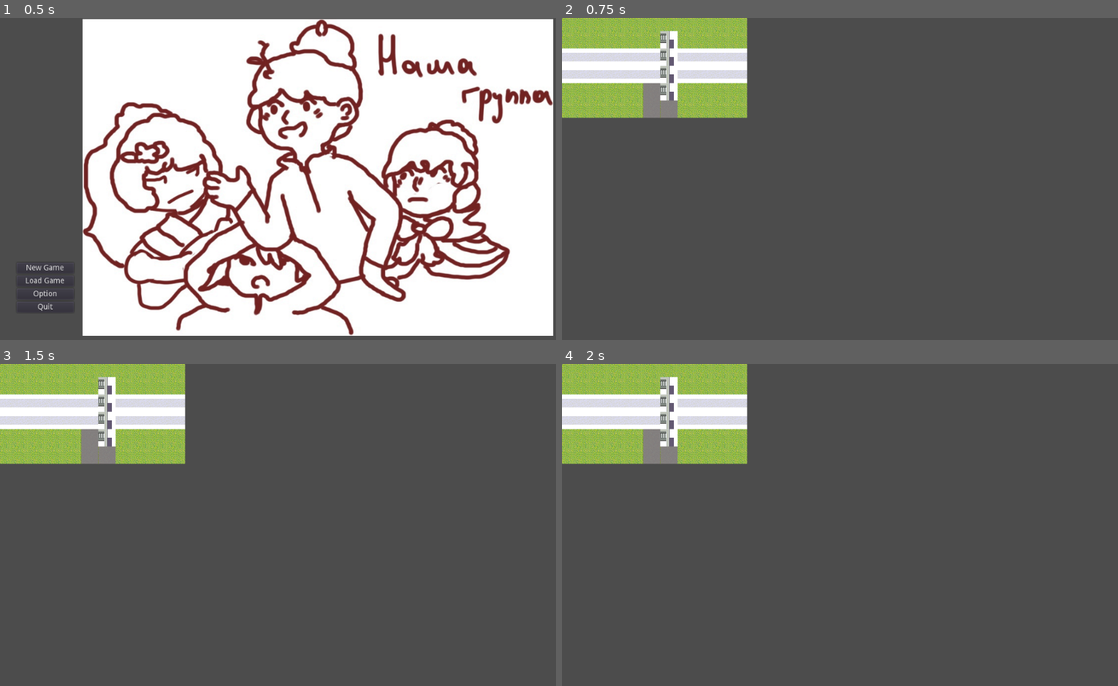
Above: before the commit, frames 1-4 (two rows, left to right).
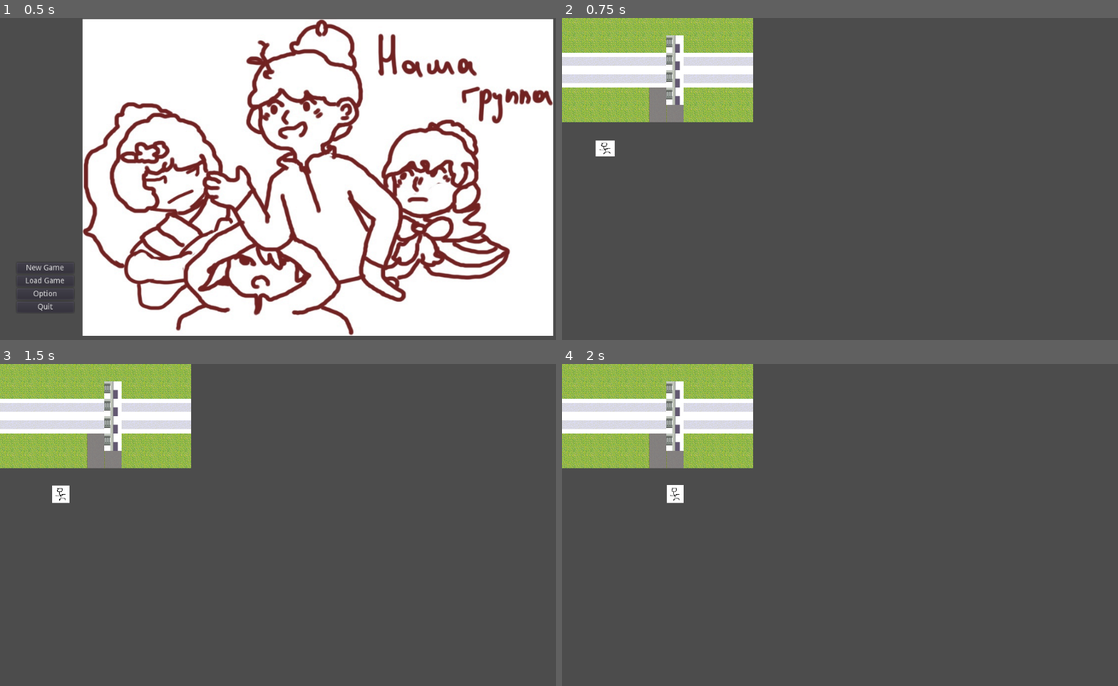
Above: after the commit, the same moments.

Repository: Neymik/OneMoreTime
Game: Godot game, scene res://Node2D.tscn
Same seed, same stepped clock (60 frames per second), same inputs: the game is played once before the commit and once after it.
Inputs:
- Up to frame 1 (0.5 s): no input
- Up to frame 2 (0.75 s): click "New Game" at 0.5 s
- Up to frame 3 (1.5 s): tap Enter (ui_accept) at 1.25, 1.35 s; hold Right (ui_right) from 1.28 s (still down)
- Up to frame 4 (2 s): keep holding Right (ui_right); tap Enter (ui_accept) at 1.52, 1.82 s

Frame 1 is identical in both runs. In frame 2, 6.9% of the frame differs, in the area x 0-35%, y 0-43%; in frame 3, 6.9%, in the area x 0-35%, y 0-44%; in frame 4, 6.9%.

Commit message:
make the guy move (a lot of copy)

Diff:
--- a/Levels/Level0.tscn
+++ b/Levels/Level0.tscn
@@ -1,6 +1,8 @@
-[gd_scene load_steps=5 format=2]
+[gd_scene load_steps=7 format=2]
 
 [ext_resource path="res://Grafen/ST-Convi-E01.png" type="Texture" id=1]
+[ext_resource path="res://Scripts/Level0Script.gd" type="Script" id=2]
+[ext_resource path="res://Scripts/WorldTileMap.gd" type="Script" id=3]
 
 [sub_resource type="OccluderPolygon2D" id=1]
 polygon = PoolVector2Array( 32, 32, 0, 32, 0, 0, 32, 0 )
@@ -76,9 +78,15 @@
 
 [node name="Node2D" type="Node2D"]
 position = Vector2( 117, 88 )
+script = ExtResource( 2 )
 
 [node name="TileMap" type="TileMap" parent="."]
+position = Vector2( 11, 8 )
 tile_set = SubResource( 3 )
 cell_size = Vector2( 32, 32 )
 format = 1
 tile_data = PoolIntArray( -131076, 0, 0, -131075, 0, 0, -131074, 0, 0, -131073, 0, 0, -196608, 0, 0, -196607, 0, 0, -19 …(787 unchanged characters)…
+script = ExtResource( 3 )
+
+[node name="SpawnPoint" type="Position2D" parent="TileMap"]
+position = Vector2( -64, 128 )
--- /dev/null
+++ b/Scenes/Characters/CharacterBase.tscn
@@ -0,0 +1,44 @@
+[gd_scene load_steps=3 format=2]
+
+[ext_resource path="res://Scripts/Player.gd" type="Script" id=1]
+
+[sub_resource type="Animation" id=1]
+resource_name = "bump"
+tracks/0/type = "value"
+tracks/0/path = NodePath("Pivot:scale")
+tracks/0/interp = 1
+tracks/0/loop_wrap = true
+tracks/0/imported = false
+tracks/0/enabled = true
+tracks/0/keys = {
+"times": PoolRealArray( 0, 0.1, 0.2, 0.3, 0.4 ),
+"transitions": PoolRealArray( 1, 1, 1, 1, 1 ),
+"update": 0,
+"values": [ Vector2( 1, 1 ), Vector2( 1.1, 0.9 ), Vector2( 0.9, 1.1 ), Vector2( 1.05, 0.95 ), Vector2( 1, 1 ) ]
+}
+tracks/1/type = "value"
+tracks/1/path = NodePath("Pivot:position")
+tracks/1/interp = 1
+tracks/1/loop_wrap = true
+tracks/1/imported = false
+tracks/1/enabled = true
+tracks/1/keys = {
+"times": PoolRealArray( 0, 0.1, 0.2, 0.3, 0.4 ),
+"transitions": PoolRealArray( 1, 1, 1, 1, 1 ),
+"update": 0,
+"values": [ Vector2( 0, 0 ), Vector2( -2, 2 ), Vector2( 2, -2 ), Vector2( -1, 1 ), Vector2( 0, 0 ) ]
+}
+
+[node name="Player" type="Node2D"]
+script = ExtResource( 1 )
+
+[node name="AnimationPlayer" type="AnimationPlayer" parent="."]
+anims/bump = SubResource( 1 )
+
+[node name="Tween" type="Tween" parent="."]
+
+[node name="Pivot" type="Position2D" parent="."]
+
+[node name="Sprite" type="Sprite" parent="Pivot"]
+position = Vector2( 16, 16 )
+scale = Vector2( 0.470588, 0.421053 )
--- /dev/null
+++ b/Scenes/Characters/Player.tscn
@@ -0,0 +1,50 @@
+[gd_scene load_steps=4 format=2]
+
+[ext_resource path="res://Scripts/Player.gd" type="Script" id=1]
+[ext_resource path="res://Grafen/Guy1/guySmol.png" type="Texture" id=2]
+
+[sub_resource type="Animation" id=1]
+resource_name = "bump"
+length = 0.2
+step = 0.05
+tracks/0/type = "value"
+tracks/0/path = NodePath("Pivot:scale")
+tracks/0/interp = 1
+tracks/0/loop_wrap = true
+tracks/0/imported = false
+tracks/0/enabled = true
+tracks/0/keys = {
+"times": PoolRealArray( 0, 0.05, 0.1, 0.15, 0.2 ),
+"transitions": PoolRealArray( 1, 1, 1, 1, 1 ),
+"update": 0,
+"values": [ Vector2( 1, 1 ), Vector2( 1.1, 0.9 ), Vector2( 0.9, 1.1 ), Vector2( 1.05, 0.95 ), Vector2( 1, 1 ) ]
+}
+tracks/1/type = "value"
+tracks/1/path = NodePath("Pivot:position")
+tracks/1/interp = 1
+tracks/1/loop_wrap = true
+tracks/1/imported = false
+tracks/1/enabled = true
+tracks/1/keys = {
+"times": PoolRealArray( 0, 0.05, 0.1, 0.15, 0.2 ),
+"transitions": PoolRealArray( 1, 1, 1, 1, 1 ),
+"update": 0,
+"values": [ Vector2( 0, 0 ), Vector2( -2, 2 ), Vector2( 2, -2 ), Vector2( -1, 1 ), Vector2( 0, 0 ) ]
+}
+
+[node name="Player" type="Node2D"]
+script = ExtResource( 1 )
+
+[node name="AnimationPlayer" type="AnimationPlayer" parent="."]
+anims/bump = SubResource( 1 )
+
+[node name="Tween" type="Tween" parent="."]
+
+[node name="Pivot" type="Position2D" parent="."]
+position = Vector2( -2, 2 )
+scale = Vector2( 1.1, 0.9 )
+
+[node name="Sprite" type="Sprite" parent="Pivot"]
+position = Vector2( 16, 16 )
+scale = Vector2( 0.470588, 0.421053 )
+texture = ExtResource( 2 )
--- /dev/null
+++ b/Scripts/AbstractCharacter.gd
@@ -0,0 +1,108 @@
+extends "res://Scripts/AbstractObject.gd"
+
+onready var sprite = $Pivot/Sprite
+
+enum DIR { UP, DOWN, LEFT, RIGHT }
+# Allow changing the default facing direction in editor
+export(DIR) var dir = DIR.DOWN
+
+# Here you can set which frames represent facing direction
+export var down_frame = 0
+export var up_frame = 8
+export var horiz_frame = 4
+
+func _ready():
+	# Set up z index here and simply match it to the y value
+	# This allows moving characters like the player to be drawn over
+	# a sprite when "in front," but if they move behind that character
+	# it will correctly update (sort y order for non-cells)
+	z_as_relative = false
+	set_z_index(int(position.y))
+
+
+# Actor targets a position to move to
+func target_position(move_vector):
+	var target = worldTileMap.request_move(self, move_vector)
+	# Whether we can move or not, update our facing first
+	update_facing(move_vector)
+	if target:
+		move_to(target)
+	else:
+		bump()
+
+
+# Change how the character is facing.
+func update_facing(direction):
+	if direction.x == 1:
+		sprite.flip_h = false
+		# sprite.frame = horiz_frame
+		dir = DIR.RIGHT
+	elif direction.x == -1:
+		sprite.flip_h = true
+		# sprite.frame = horiz_frame
+		dir = DIR.LEFT
+	elif direction.y == 1:
+		sprite.flip_h = false
+		# sprite.frame = down_frame
+		dir = DIR.DOWN
+	elif direction.y == -1:
+		sprite.flip_h = false
+		# sprite.frame = up_frame
+		dir = DIR.UP
+
+
+# Smoothly moves actor to target position
+func move_to(target_position):
+	# Begin movement. Actor is non-interactive while moving.
+	set_process(false)
+	process_movement_animation()
+
+	# Move the node to the target cell instantly,
+	# and animate the sprite moving from the start to the target cell
+	var move_direction = (target_position - position).normalized()
+	var current_pos = - move_direction * worldTileMap.cell_size
+	# Keep the pivot where it is, because we are about to move the whole
+	# transform and it will cause a glitchy animation where the sprite warps
+	# for a single frame to the target location (with the transform) and then
+	# smoothly animates after
+	$Pivot.position = current_pos
+	# Move the pivot point from the current position to 0,0
+	# (relative to parent transform) basically just catch up with the parent
+	$Tween.interpolate_property($Pivot, "position", current_pos, Vector2(),
+			$AnimationPlayer.current_animation_length, Tween.TRANS_LINEAR,
+			Tween.EASE_IN)
+	position = target_position
+	# This is basically a "sort y order" option for children (non-cells)
+	set_z_index(int(position.y))
+	$Tween.start()
+
+	# Stop the function execution until the animation finished
+	yield($AnimationPlayer, "animation_finished")
+	# Movement complete. Actor is again "interactive"
+	set_process(true)
+
+
+# Define what an actor should do if it is interacted with in the child class.
+func interact():
+	print("I am an Actor with no interact defined.")
+
+
+# Failure to move function.
+func bump():
+	set_process(false)
+	$AnimationPlayer.play("bump")
+	yield($AnimationPlayer, "animation_finished")
+	set_process(true)
+
+
+# Movement animation processing
+func process_movement_animation():
+	match dir:
+		DIR.UP:
+			$AnimationPlayer.play("walk_up")
+		DIR.DOWN:
+			$AnimationPlayer.play("walk_down")
+		DIR.LEFT:
+			$AnimationPlayer.play("walk_horiz")
+		DIR.RIGHT:
+			$AnimationPlayer.play("walk_horiz")
--- /dev/null
+++ b/Scripts/AbstractObject.gd
@@ -0,0 +1,13 @@
+extends Node2D
+
+# get tileMap
+onready var worldTileMap = get_parent()
+
+func _ready():
+	pass # Replace with function body.
+
+func do_what_this_object_does():
+	print(name, " is an AbstractObject that can do something.")
+
+func spawn_condition():
+	return true
--- /dev/null
+++ b/Scripts/CameraScript.gd
@@ -0,0 +1,10 @@
+extends Camera2D
+
+onready var topLeft = $Limits/TopLeft
+onready var bottomRight = $Limits/BottomRight
+
+func _ready():
+	limit_top = topLeft.position.y
+	limit_left = topLeft.position.x
+	limit_bottom = bottomRight.position.y
+	limit_right = bottomRight.position.x
--- /dev/null
+++ b/Scripts/Global/Constants.gd
@@ -0,0 +1,16 @@
+extends Node
+
+
+# Declare member variables here. Examples:
+# var a = 2
+# var b = "text"
+
+
+# Called when the node enters the scene tree for the first time.
+func _ready():
+	pass # Replace with function body.
+
+
+# Called every frame. 'delta' is the elapsed time since the previous frame.
+#func _process(delta):
+#	pass
--- /dev/null
+++ b/Scripts/Global/InputSystem.gd
@@ -0,0 +1,46 @@
+extends Node
+
+var input_direction
+var input_activation
+
+func _ready():
+	# Do not disable this when game is paused
+	set_pause_mode(PAUSE_MODE_PROCESS)
+
+
+func _process(delta):
+	input_direction = get_input_direction()
+	input_activation = get_input_activation()
+
+
+func get_input_direction():
+	var horizontal = int(Input.is_action_pressed("ui_right")) - int(Input.is_action_pressed("ui_left"))
+	var vertical = int(Input.is_action_pressed("ui_down")) - int(Input.is_action_pressed("ui_up"))
+	return Vector2(horizontal, vertical if horizontal == 0 else 0)
+
+
+func get_input_activation():
+	return Input.is_action_just_pressed("ui_accept")
+
+
+# Extremely useful for things like stopping "interact" from looping
+# E.G. actor displays dialog, "interact" is the same button that closes dialog
+# It would also, on the same frame, trigger interact again
+func neutralize_inputs():
+	input_direction = null
+	input_activation = null
+
+
+# Give other systems the ability to disable ALL input until a given trigger
+# Useful for things like letting menu animations or scene transitions finish
+func disable_input_until(wait_for_this_object, to_finish_this):
+	neutralize_inputs()
+	set_process(false)
+	yield(wait_for_this_object, to_finish_this)
+	set_process(true)
+
+
+# Just for "game over"
+func disable_input():
+	neutralize_inputs()
+	set_process(false)
--- /dev/null
+++ b/Scripts/Level0Script.gd
@@ -0,0 +1,12 @@
+extends Node2D
+export var player = "res://Scenes/Characters/Player.tscn"
+
+func _ready():
+	instantiate_player()
+
+func instantiate_player():
+
+	var spawn_point = $TileMap.get_node("SpawnPoint")
+	var player_spawn = load(player).instance()
+	$TileMap.add_child(player_spawn)
+	player_spawn.position = spawn_point.position
--- /dev/null
+++ b/Scripts/Player.gd
@@ -0,0 +1,16 @@
+extends "res://Scripts/AbstractCharacter.gd"
+
+func _process(delta):
+	if InputSystem.input_activation:
+		# activate_object()
+		pass
+	elif InputSystem.input_direction:
+		target_position(InputSystem.input_direction)
+
+
+# Make a vector of the direction we're facing, then ask the grid to interact
+# with whatever is there
+func activate_object():
+	var direction_of_interaction = Vector2((int(dir == DIR.RIGHT) - int(
+			dir == DIR.LEFT)), (int(dir == DIR.DOWN) - int(dir == DIR.UP)))
+	worldTileMap.request_interaction(self, direction_of_interaction)
--- /dev/null
+++ b/Scripts/WorldTileMap.gd
@@ -0,0 +1,90 @@
+extends TileMap
+
+enum CELL_TYPES {EMPTY = -1, ACTOR, OBJECT}
+
+var children
+var stale_children = false
+
+func _ready():
+	process_actor_spawn_conditions()
+	refresh_children()
+
+
+# Make sure to call this when necessary
+# We don't want to be getting children everytime an actor tries to move.
+func refresh_children():
+	children = get_children()
+
+
+# Iterate through EVERY object in the overworld and find the right one
+# Could probably be done better
+# Vadim - VERY BAD OTVRATITELNO MNE STIDNO CHTO YA ETO SKOPIROVAL - REFACTOR
+func get_world_object(coordinates):
+	for node in children:
+		# Protects against certain situations where an object is queued to be
+		# freed
+		if !is_instance_valid(node):
+			stale_children = true
+			continue
+		else:
+			if world_to_map(node.position) == coordinates:
+				return(node)
+	if stale_children:
+		stale_children = false
+		refresh_children()
+
+
+func request_interaction(requesting_object, direction):
+	var cell_start = world_to_map(requesting_object.position)
+	var cell_target = world_to_map(requesting_object.position) + direction
+	var cell_obj = get_world_object(cell_target)
+	if !cell_obj:
+		return
+	if cell_obj.obj_type != CELL_TYPES.ACTOR:
+		return
+	cell_obj.interact()
+
+
+func request_move(requesting_object, direction):
+	var cell_start = world_to_map(requesting_object.position)
+	var cell_target = world_to_map(requesting_object.position) + direction
+	var cell_target_type = get_cellv(cell_target)
+
+	var cell_obj = get_world_object(cell_target)
+
+	if false: # Vadim TODO add condition here
+		if cell_obj.obj_type == CELL_TYPES.OBJECT:
+			cell_obj.do_what_this_object_does()
+			return update_world_obj_position(requesting_object,
+					cell_start, cell_target)
+
+	return update_world_obj_position(requesting_object,
+			cell_start, cell_target)
+
+
+func update_world_obj_position(requesting_object, cell_start, cell_target):
+	# The cell the moving object was in is now free
+	# set_cellv(cell_start, CELL_TYPES.EMPTY)
+
+	# Divide by 2 because location 0,0 starts from the top left of the cell
+	# and we want the object to be "in the middle" of the grid cell
+	# return map_to_world(cell_target) + cell_size / 2
+
+	requesting_object.position.y = (cell_target.y * cell_size.y)
+	requesting_object.position.x = (cell_target.x * cell_size.x)
+
+	return
+
+
+# removes an object from children array. The object should queue_free itself,
+# but we want the overworld to immediately know this cell is no longer occupied
+func remove_from_active(obj):
+	children.erase(obj)
+
+
+# By default design, all potential actors are on scene, and those that do not
+# meet their conditions to be present are removed
+func process_actor_spawn_conditions():
+	for obj in get_children():
+		if "spawn_condition" in obj and !obj.spawn_condition():
+			obj.call_deferred("free")
--- a/project.godot
+++ b/project.godot
@@ -14,6 +14,11 @@
 run/main_scene="res://Node2D.tscn"
 config/icon="res://icon.png"
 
+[autoload]
+
+InputSystem="*res://Scripts/Global/InputSystem.gd"
+Constants="*res://Scripts/Global/Constants.gd"
+
 [gui]
 
 common/drop_mouse_on_gui_input_disabled=true
Binary file added: Grafen/Guy1/guy.png
Not shown, added: Grafen/Guy1/guy.png.import
Binary file added: Grafen/Guy1/guySmol.png
Not shown, added: Grafen/Guy1/guySmol.png.import
